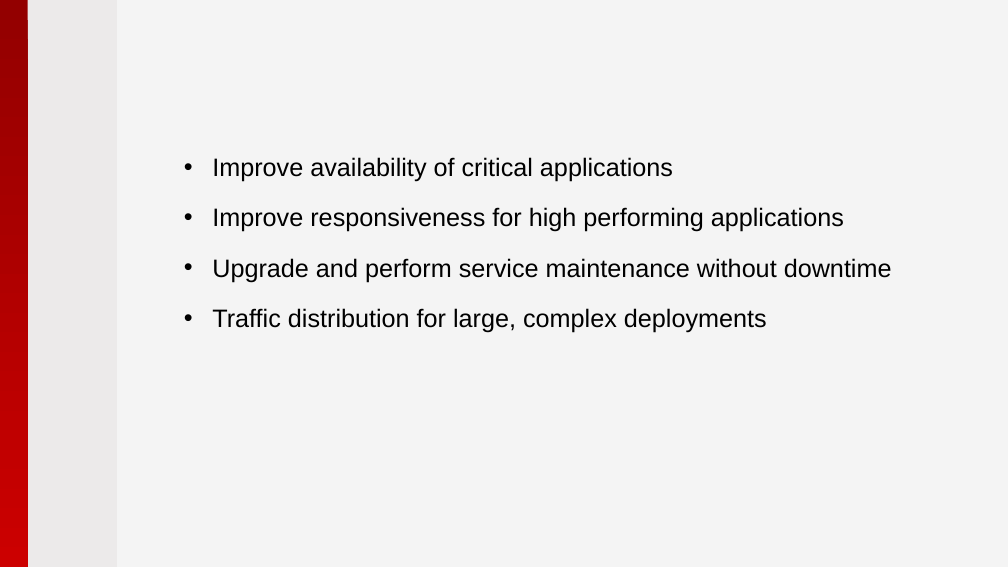
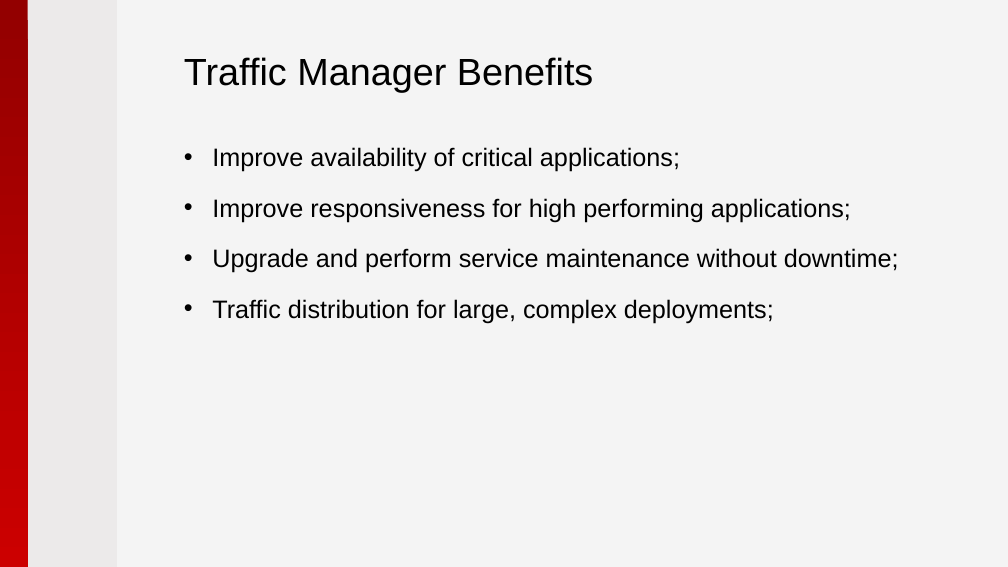
Before and after one commit to pryabov/Hackathon-2015, a slide deck: slide 32 of Presentation/2015 - Microsoft Azure.pptx (slide 29 before the commit). Drawn at 1008x567 pixels with LibreOffice and Linux fonts; fonts in the diff are those of the drawing; background and template pictures are left out. Boxes give left, top, right and bottom in pixels: in the first picture for what was removed or moved away, otherwise in the second. Text is boxed around its words. In the diff, an @@ line names an element or a change of style, - is before the commit and + after.

```diff
--- a/Presentation/2015 - Microsoft Azure.pptx
+++ b/Presentation/2015 - Microsoft Azure.pptx
@@ title added at bbox=[184, 57, 593, 92], 36 pt, text #000000 @@
+Traffic Manager Benefits
@@ text at bbox=[212, 147, 899, 323]: text changed @@
-• Improve availability of critical applications
-• Improve responsiveness for high performing applications
-• Upgrade and perform service maintenance without downtime
-• Traffic distribution for large, complex deployments
+• Improve availability of critical applications;
+• Improve responsiveness for high performing applications;
+• Upgrade and perform service maintenance without downtime;
+• Traffic distribution for large, complex deployments;
```
Also in this commit, not shown: 3 other slides changed, 4 slides added, 1 slide removed, 2 other files.
